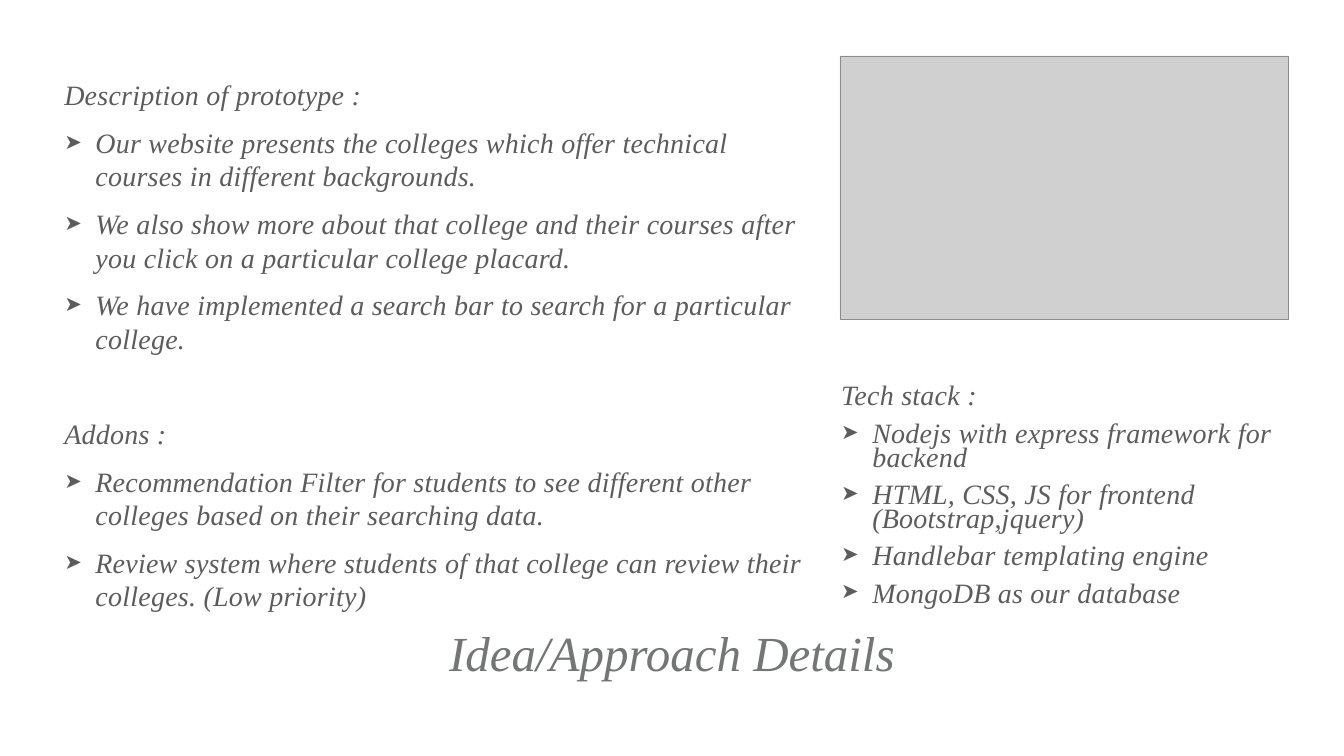
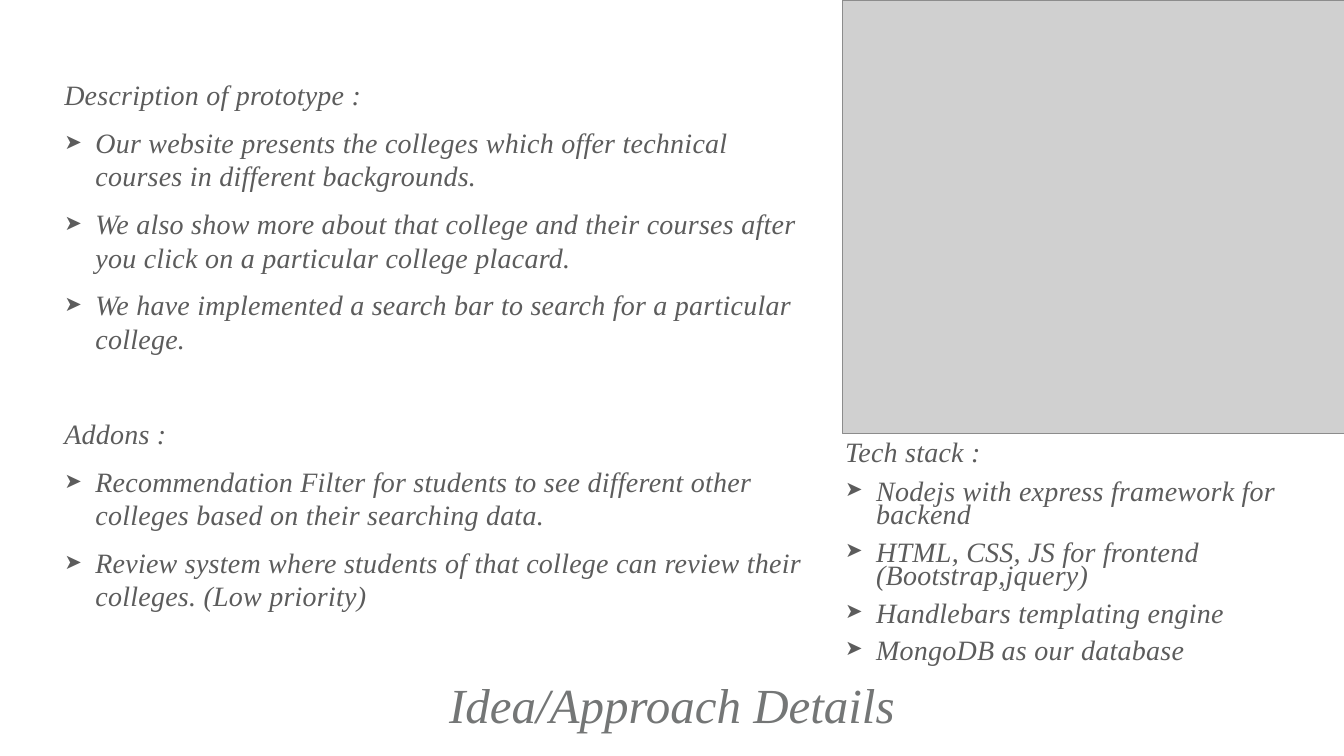
Before and after one commit to Tarun-kishore/BroSure-brute4s, a slide deck: slide 2 of PPTs/Idea - presentation.pptx. Drawn at 1344x756 pixels with LibreOffice and Linux fonts; fonts in the diff are those of the drawing; grey boxes stand for pictures. Boxes give left, top, right and bottom in pixels: in the first picture for what was removed or moved away, otherwise in the second. Text is boxed around its words. In the diff, an @@ line names an element or a change of style, - is before the commit and + after.

```diff
--- a/PPTs/Idea - presentation.pptx
+++ b/PPTs/Idea - presentation.pptx
@@ picture: place and size @@
-picture at (840,56,1288,319)
+picture at (842,0,1343,433)
@@ text "Tech stack :": place and size @@
-text "Tech stack :" at (841,385,1271,609)
+text "Tech stack :" at (845,442,1275,666)
@@ text at (876,603,1224,628): text changed @@
-➤ Handlebar templating engine
+➤ Handlebars templating engine
@@ text "Idea/Approach Details": place and size @@
-text "Idea/Approach Details" at (449,637,894,681)
+text "Idea/Approach Details" at (449,689,894,733)
```
Also in this commit, not shown: 1 other slide changed, 2 other files.
